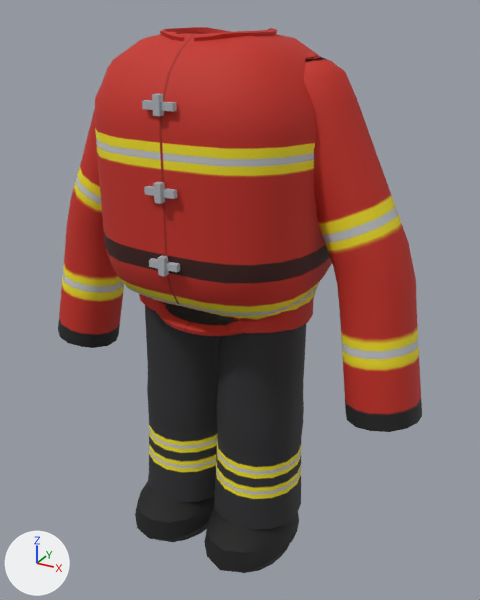
The FBX model Character_Cosmetics/Roblox_Ready/07_Firefighter/07_Firefighter.fbx: old version first, new version second.
Camera for both pictures: a 50 mm camera at (1.75, -2.97, 3.37) aimed at (0.08, 0.06, 1.85). The axes (+X, +Y, +Z) are drawn at lower left. The lights are the same throughout. The older version comes first. Vertices at exactly the same position are counted once.

The first picture shows '07_Firefighter_Bottom', '07_Firefighter_Extras', '07_Firefighter_Feet', '07_Firefighter_Top'.
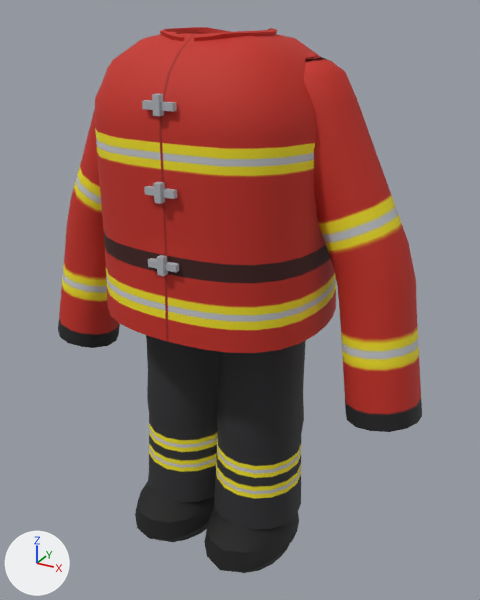
The change, as a list of edits to the scene's bpy script:
```text
Change me_07_firefighter_bottom:
    used by ob_07_firefighter_bottom; location = (0.0, 0.0, 0.0)
    remove me_07_firefighter_bottom.from_pydata(...)  # 1346 vertices, 1376 faces; spans x -0.57..0.57, y -0.48..0.48, z 0.55..2.23
    add me_07_firefighter_bottom.from_pydata(...)  # 1474 vertices, 1504 faces; spans x -0.57..0.57, y -0.48..0.48, z 0.55..2.22
    me_07_firefighter_bottom part 1: 6 vertices moved within x -0.48..0.48, y -0.23..0.24, z 1.81..1.9; 1131 vertices removed from x -0.55..0.55, y -0.46..0.46, z 0.65..2.13; 1259 vertices added at x -0.56..0.56, y -0.47..0.47, z 0.66..2.15
Change me_07_firefighter_top:
    used by ob_07_firefighter_top; location = (0.0, 0.0, 0.0)
    remove me_07_firefighter_top.from_pydata(...)  # 2082 vertices, 2104 faces; spans x -1.18..1.18, y -0.52..0.52, z 1.4..3.28
    add me_07_firefighter_top.from_pydata(...)  # 2082 vertices, 2104 faces; spans x -1.18..1.18, y -0.54..0.54, z 1.4..3.28
    me_07_firefighter_top part 2: 306 of 2082 vertices moved; they spanned x -0.61..0.61, y -0.52..0.52, z 1.82..2.22 and now span x -0.63..0.63, y -0.54..0.54, z 1.84..2.21; mean shift (0.0, 0.0, 0.01); largest move (0.09, -0.24, 1.88) -> (0.22, -0.52, 1.93)
```

What differs and where, as boxes [x1, y1, x2, y2] in the pictures (480 x 600 px; the box of a moved part takes in the faces that stretch with it):
'07_Firefighter_Bottom', reshaped: before [145, 302, 306, 530]; after [146, 335, 306, 530]
part 2 of me_07_firefighter_top, moved or reshaped: before [103, 228, 332, 336]; after [103, 228, 336, 353]
